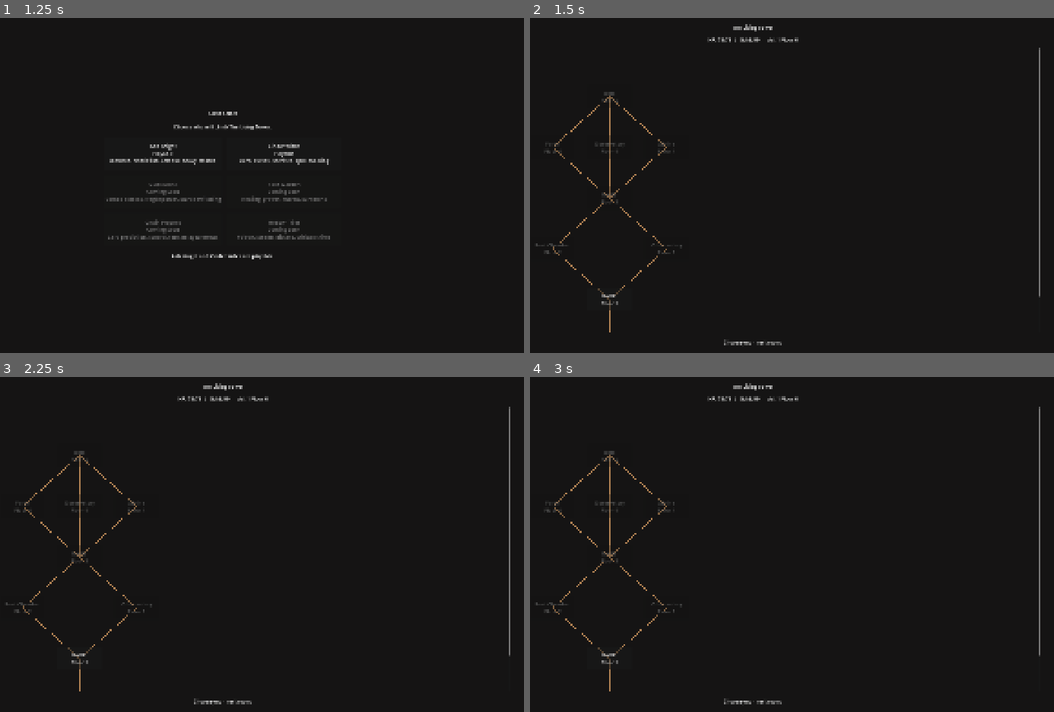
Above: before the commit, frames 1-4 (two rows, left to right).
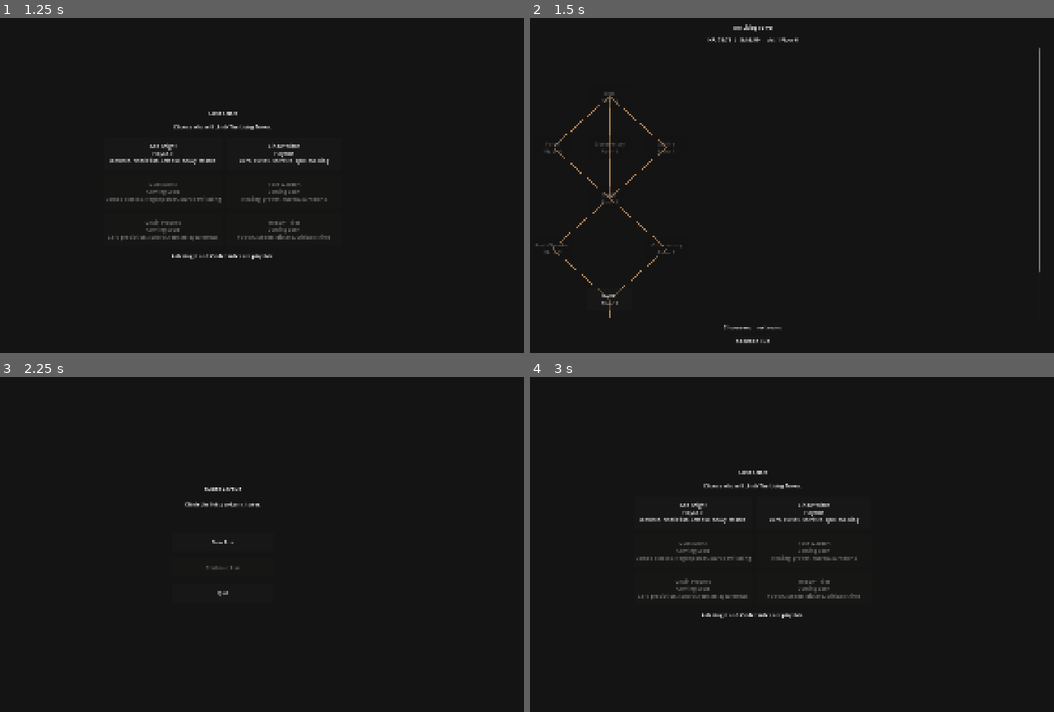
Above: after the commit, the same moments.

Repository: alexkemp8825-create/EMBER-ASCENT
Game: Godot game, scene res://scenes/main/Main.tscn
Two runs of this game, one before a commit and one after it. Both use one fixed random seed, a clock stepped at 60 frames per second and the inputs below.
Inputs (mouse positions are in pixels of both pictures, inside the frame that each line leads up to):
- Up to frame 1 (1.25 s): click "New Run" at 0.5 s
- Up to frame 2 (1.5 s): click "Ash Knight Playable Defence, …" at 1.25 s
- Up to frame 3 (2.25 s): click (220, 698) at 2 s, where only the run after the commit has a clickable "Abandon Run"
- Up to frame 4 (3 s): click (755, 541) at 2.75 s, where only the run after the commit has a clickable "New Run"

Frame 1 is identical in both runs. In frame 2, 0.2% of the frame differs, in the area x 15-98%, y 75-98%; in frame 3, 1.5%; in frame 4, 3.2%, in the area x 1-98%, y 1-98%.
Error before the commit: Parse Error: Cannot infer the type of "floor_bonus" variable because the value doesn't have a set type. (res://scripts/rewards/RewardManager.gd:74)
Error after the commit: Trying to assign an array of type "Array" to a variable of type "Array[Dictionary]". (res://scripts/events/EventData.gd:14)

Commit message:
feat: make EMBER ASCENT playable for Godot testing
- Add victory screen with New Run and Main Menu after final boss
- Add defeat overlay and Abandon Run on the tower map
- Fix enemy block reset each turn, dynamic class name in combat
- Fix event damage lethality and initial save failure handling
- Show Act 2 transition message on map
- Fix Godot 4.3 strict typing errors in combat, shop, and rewards
- Add README with Godot run instructions and gameplay guide

Co-authored-by: alexkemp8825-create <alexkemp8825-create@users.noreply.github.com>

Diff:
--- a/scenes/combat/Combat.tscn
+++ b/scenes/combat/Combat.tscn
@@ -77,8 +77,9 @@
 alignment = 1
 
 [node name="PlayerTitle" type="Label" parent="MarginContainer/Content/Battlefield/PlayerPanel/PlayerMargin/PlayerContent"]
-layout_mode = 2
-text = "Ash Knight"
+unique_name_in_owner = true
+layout_mode = 2
+text = "Adventurer"
 horizontal_alignment = 1
 
 [node name="PlayerStatsLabel" type="Label" parent="MarginContainer/Content/Battlefield/PlayerPanel/PlayerMargin/PlayerContent"]
@@ -157,3 +158,45 @@
 custom_minimum_size = Vector2(200, 56)
 layout_mode = 2
 text = "End Turn"
+
+[node name="DefeatPanel" type="PanelContainer" parent="."]
+unique_name_in_owner = true
+visible = false
+layout_mode = 1
+anchors_preset = 15
+anchor_right = 1.0
+anchor_bottom = 1.0
+grow_horizontal = 2
+grow_vertical = 2
+mouse_filter = 0
+
+[node name="DefeatMargin" type="MarginContainer" parent="DefeatPanel"]
+layout_mode = 2
+theme_override_constants/margin_left = 32
+theme_override_constants/margin_top = 32
+theme_override_constants/margin_right = 32
+theme_override_constants/margin_bottom = 32
+
+[node name="DefeatContent" type="VBoxContainer" parent="DefeatPanel/DefeatMargin"]
+layout_mode = 2
+theme_override_constants/separation = 16
+alignment = 1
+
+[node name="DefeatTitle" type="Label" parent="DefeatPanel/DefeatMargin/DefeatContent"]
+layout_mode = 2
+text = "Defeated"
+horizontal_alignment = 1
+
+[node name="DefeatMessageLabel" type="Label" parent="DefeatPanel/DefeatMargin/DefeatContent"]
+unique_name_in_owner = true
+layout_mode = 2
+text = "Your embers fade in the tower's silence."
+horizontal_alignment = 1
+autowrap_mode = 2
+
+[node name="DefeatContinueButton" type="Button" parent="DefeatPanel/DefeatMargin/DefeatContent"]
+unique_name_in_owner = true
+custom_minimum_size = Vector2(240, 48)
+layout_mode = 2
+size_flags_horizontal = 4
+text = "Return to Main Menu"
--- a/scenes/map/MapScreen.tscn
+++ b/scenes/map/MapScreen.tscn
@@ -51,3 +51,61 @@
 layout_mode = 2
 text = "Choose your next room."
 horizontal_alignment = 1
+
+[node name="AbandonRunButton" type="Button" parent="MarginContainer/Content"]
+unique_name_in_owner = true
+layout_mode = 2
+size_flags_horizontal = 4
+text = "Abandon Run"
+
+[node name="VictoryPanel" type="PanelContainer" parent="."]
+unique_name_in_owner = true
+visible = false
+layout_mode = 1
+anchors_preset = 15
+anchor_right = 1.0
+anchor_bottom = 1.0
+grow_horizontal = 2
+grow_vertical = 2
+mouse_filter = 0
+
+[node name="VictoryMargin" type="MarginContainer" parent="VictoryPanel"]
+layout_mode = 2
+theme_override_constants/margin_left = 48
+theme_override_constants/margin_top = 48
+theme_override_constants/margin_right = 48
+theme_override_constants/margin_bottom = 48
+
+[node name="VictoryContent" type="VBoxContainer" parent="VictoryPanel/VictoryMargin"]
+layout_mode = 2
+theme_override_constants/separation = 20
+alignment = 1
+
+[node name="VictoryTitle" type="Label" parent="VictoryPanel/VictoryMargin/VictoryContent"]
+layout_mode = 2
+text = "Victory!"
+horizontal_alignment = 1
+
+[node name="VictoryMessageLabel" type="Label" parent="VictoryPanel/VictoryMargin/VictoryContent"]
+unique_name_in_owner = true
+layout_mode = 2
+text = "You have conquered the Living Tower."
+horizontal_alignment = 1
+autowrap_mode = 2
+
+[node name="VictoryButtons" type="HBoxContainer" parent="VictoryPanel/VictoryMargin/VictoryContent"]
+layout_mode = 2
+theme_override_constants/separation = 16
+alignment = 1
+
+[node name="NewRunButton" type="Button" parent="VictoryPanel/VictoryMargin/VictoryContent/VictoryButtons"]
+unique_name_in_owner = true
+custom_minimum_size = Vector2(200, 48)
+layout_mode = 2
+text = "New Run"
+
+[node name="MainMenuButton" type="Button" parent="VictoryPanel/VictoryMargin/VictoryContent/VictoryButtons"]
+unique_name_in_owner = true
+custom_minimum_size = Vector2(200, 48)
+layout_mode = 2
+text = "Main Menu"
--- a/scripts/combat/CombatManager.gd
+++ b/scripts/combat/CombatManager.gd
@@ -20,8 +20,12 @@
 const RewardManagerScript := preload("res://scripts/rewards/RewardManager.gd")
 
 @onready var encounter_title: Label = %EncounterTitle
+@onready var player_title: Label = %PlayerTitle
 @onready var enemies_container: VBoxContainer = %EnemiesContainer
 @onready var player_stats_label: Label = %PlayerStatsLabel
+@onready var defeat_panel: PanelContainer = %DefeatPanel
+@onready var defeat_message_label: Label = %DefeatMessageLabel
+@onready var defeat_continue_button: Button = %DefeatContinueButton
 @onready var pile_stats_label: Label = %PileStatsLabel
 @onready var hand_container: HBoxContainer = %HandContainer
 @onready var combat_log_label: Label = %CombatLogLabel
@@ -50,6 +54,8 @@
 
 func _ready() -> void:
 	end_turn_button.pressed.connect(_on_end_turn_pressed)
+	defeat_continue_button.pressed.connect(_on_defeat_continue_pressed)
+	defeat_panel.visible = false
 	call_deferred("_start_combat")
 
 
@@ -63,6 +69,7 @@
 
 	_combat_started = true
 	encounter_title.text = "Encounter: %s" % encounter_id
+	player_title.text = _get_player_display_name()
 	hp = RunState.current_hp if RunState.current_hp > 0 else 75
 	block = 0
 	energy = STARTING_ENERGY
@@ -108,12 +115,14 @@
 func _get_enemy_ids_for_current_encounter() -> Array[String]:
 	var enemy_ids: Array[String] = []
 
-	match encounter_id:
+	var known_encounters := [
 		"charred_rat", "furnace_cultist", "molten_guard", "bellows_saint",
-		"ember_warden", "cinder_colossus", "furnace_hound", "ash_zealot", "ember_regent":
-			enemy_ids.append(encounter_id)
-		_:
-			enemy_ids.append("charred_rat")
+		"ember_warden", "cinder_colossus", "furnace_hound", "ash_zealot", "ember_regent",
+	]
+	if known_encounters.has(encounter_id):
+		enemy_ids.append(encounter_id)
+	else:
+		enemy_ids.append("charred_rat")
 
 	return enemy_ids
 
@@ -189,6 +198,7 @@
 		if not enemy.is_alive():
 			continue
 
+		enemy.block = 0
 		var action := _get_enemy_action(enemy)
 		match action.get("type", ""):
 			"attack":
@@ -344,7 +354,7 @@
 
 func _heal(amount: int) -> void:
 	var max_hp := RunState.max_hp if RunState.max_hp > 0 else 75
-	var healed := min(amount, max_hp - hp)
+	var healed: int = mini(amount, max_hp - hp)
 	hp += healed
 	_log("Healed %d HP." % healed)
 
@@ -491,9 +501,21 @@
 
 func _handle_defeat() -> void:
 	_log("Defeat.")
+	end_turn_button.disabled = true
+	defeat_message_label.text = "Your embers fade in the tower's silence."
+	defeat_panel.visible = true
+
+
+func _on_defeat_continue_pressed() -> void:
 	SaveManager.delete_save()
 	RunState.reset_run()
 	SceneLoader.change_to_main_menu()
+
+
+func _get_player_display_name() -> String:
+	var class_database := ClassDatabase.new()
+	var class_definition := class_database.get_class_definition(RunState.selected_class)
+	return str(class_definition.get("display_name", "Adventurer"))
 
 
 func _apply_combat_start_relics() -> void:
--- a/scripts/core/GameState.gd
+++ b/scripts/core/GameState.gd
@@ -1,6 +1,6 @@
 extends Node
 
-const VERSION := "0.1.0-phase-15"
+const VERSION := "0.1.0-playable-test"
 
 var current_screen: String = "main_menu"
 var game_version: String = VERSION
--- a/scripts/core/RunState.gd
+++ b/scripts/core/RunState.gd
@@ -19,6 +19,7 @@
 var run_seed: int = 0
 var tower_state: TowerState
 var active_room_id: String = ""
+var _show_act_transition_message: bool = false
 
 
 func reset_run() -> void:
@@ -36,6 +37,7 @@
 	run_seed = 0
 	tower_state = null
 	active_room_id = ""
+	_show_act_transition_message = false
 
 
 func has_active_run() -> bool:
@@ -75,6 +77,7 @@
 	current_node_id = str(data.get("current_node_id", ""))
 	run_seed = int(data.get("run_seed", 0))
 	active_room_id = ""
+	_show_act_transition_message = false
 
 	deck.clear()
 	for card_id in data.get("deck", []):
@@ -110,6 +113,7 @@
 	current_act += 1
 	var heal_amount := int(ceil(float(max_hp) * 0.3))
 	current_hp = min(current_hp + heal_amount, max_hp)
+	_show_act_transition_message = true
 	tower_state = null
 	create_new_tower()
 
@@ -228,3 +232,11 @@
 
 func has_relic(relic_id: String) -> bool:
 	return relics.has(relic_id)
+
+
+func consume_act_transition_message() -> bool:
+	if not _show_act_transition_message:
+		return false
+
+	_show_act_transition_message = false
+	return true
--- a/scripts/events/EventManager.gd
+++ b/scripts/events/EventManager.gd
@@ -41,7 +41,7 @@
 			var heal_amount := int(effect.get("amount", 0))
 			RunState.current_hp = min(RunState.current_hp + heal_amount, RunState.max_hp)
 		"damage":
-			RunState.current_hp = max(RunState.current_hp - int(effect.get("amount", 0)), 1)
+			RunState.current_hp = max(RunState.current_hp - int(effect.get("amount", 0)), 0)
 		"max_hp":
 			var bonus := int(effect.get("amount", 0))
 			RunState.max_hp += bonus
--- a/scripts/map/MapScreen.gd
+++ b/scripts/map/MapScreen.gd
@@ -7,11 +7,20 @@
 @onready var stats_label: Label = %StatsLabel
 @onready var status_label: Label = %StatusLabel
 @onready var tower_map_canvas: Control = %TowerMapCanvas
+@onready var victory_panel: PanelContainer = %VictoryPanel
+@onready var victory_message_label: Label = %VictoryMessageLabel
+@onready var new_run_button: Button = %NewRunButton
+@onready var main_menu_button: Button = %MainMenuButton
+@onready var abandon_run_button: Button = %AbandonRunButton
 
 
 func _ready() -> void:
 	if tower_map_canvas.has_signal("room_pressed"):
 		tower_map_canvas.room_pressed.connect(_on_room_pressed)
+
+	new_run_button.pressed.connect(_on_new_run_pressed)
+	main_menu_button.pressed.connect(_on_main_menu_pressed)
+	abandon_run_button.pressed.connect(_on_abandon_run_pressed)
 
 	_refresh_map()
 
@@ -30,15 +39,23 @@
 	if tower_map_canvas.has_method("refresh"):
 		tower_map_canvas.refresh(tower_state)
 
-	if tower_state.is_boss_defeated() and RunState.current_act >= RewardManagerScript.FINAL_ACT:
-		status_label.text = "Run complete! The tower falls silent."
+	if RunState.consume_act_transition_message():
+		status_label.text = "Act %d begins. The tower heals you for 30%% of your max HP." % RunState.current_act
+
+	if RunState.is_run_complete():
+		_show_victory_panel()
 		return
+
+	victory_panel.visible = false
+	abandon_run_button.visible = true
+	tower_map_canvas.mouse_filter = Control.MOUSE_FILTER_STOP
 
 	var available_rooms := tower_state.get_available_rooms()
 	if available_rooms.is_empty():
 		status_label.text = "No paths remain from here."
 	else:
-		status_label.text = "Choose your next room."
+		if status_label.text == "" or not status_label.text.begins_with("Act "):
+			status_label.text = "Choose your next room."
 
 
 func _on_room_pressed(room: TowerRoomData) -> void:
@@ -96,3 +113,43 @@
 		return "charred_rat"
 
 	return "furnace_cultist"
+
+
+func _show_victory_panel() -> void:
+	victory_panel.visible = true
+	abandon_run_button.visible = false
+	tower_map_canvas.mouse_filter = Control.MOUSE_FILTER_IGNORE
+	victory_message_label.text = (
+		"You have conquered the Living Tower.\n"
+		+ "Class: %s  |  Final HP: %d/%d  |  Gold: %d"
+	) % [
+		_get_class_display_name(),
+		RunState.current_hp,
+		RunState.max_hp,
+		RunState.gold,
+	]
+	status_label.text = "Run complete! The tower falls silent."
+
+
+func _get_class_display_name() -> String:
+	var class_database := ClassDatabase.new()
+	var class_definition := class_database.get_class_definition(RunState.selected_class)
+	return str(class_definition.get("display_name", "Adventurer"))
+
+
+func _on_new_run_pressed() -> void:
+	SaveManager.delete_save()
+	RunState.reset_run()
+	SceneLoader.change_to_class_select()
+
+
+func _on_main_menu_pressed() -> void:
+	SaveManager.delete_save()
+	RunState.reset_run()
+	SceneLoader.change_to_main_menu()
+
+
+func _on_abandon_run_pressed() -> void:
+	SaveManager.delete_save()
+	RunState.reset_run()
+	SceneLoader.change_to_main_menu()
--- a/scripts/rewards/RewardManager.gd
+++ b/scripts/rewards/RewardManager.gd
@@ -71,9 +71,9 @@
 
 static func get_gold_reward(encounter_id: String, floor: int, is_boss: bool, is_elite: bool) -> int:
 	var base_gold := int(GOLD_BY_ENCOUNTER.get(encounter_id, 10))
-	var floor_bonus := max(floor, 0) * 2
-	var act_bonus := max(RunState.current_act - 1, 0) * ACT_GOLD_BONUS
-	var total := base_gold + floor_bonus + act_bonus
+	var floor_bonus: int = maxi(floor, 0) * 2
+	var act_bonus: int = maxi(RunState.current_act - 1, 0) * ACT_GOLD_BONUS
+	var total: int = base_gold + floor_bonus + act_bonus
 
 	if is_boss:
 		total += BOSS_GOLD_BONUS
--- a/scripts/shop/ShopManager.gd
+++ b/scripts/shop/ShopManager.gd
@@ -12,8 +12,8 @@
 static func build_shop_inventory(floor: int, act: int) -> Dictionary:
 	var card_database := CardDatabase.new()
 	var relic_database := RelicDatabase.new()
-	var floor_scale := max(floor, 0)
-	var act_scale := max(act, 1)
+	var floor_scale: int = maxi(floor, 0)
+	var act_scale: int = maxi(act, 1)
 
 	var card_offers: Array[Dictionary] = []
 	for card_data in card_database.get_shop_cards(RunState.selected_class, CARD_OFFER_COUNT):
--- a/scripts/ui/ClassSelect.gd
+++ b/scripts/ui/ClassSelect.gd
@@ -36,7 +36,11 @@
 		return
 
 	_start_run(class_id)
-	SaveManager.save_run()
+
+	if not SaveManager.save_run():
+		status_label.text = "Failed to save your run. Please try again."
+		RunState.reset_run()
+		return
 
 	var class_definition := _class_database.get_class_definition(class_id)
 	status_label.text = "%s selected. Entering The Living Tower..." % class_definition.get("display_name", class_id)
Not shown, changed: README.md
